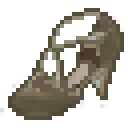
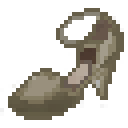
Revision of a layered 128×128 image; what changed, layer by layer:
hid "outline", moved it above "色相/饱和度 1" over [0, 8, 124, 120]
painted on "FancyShoesPale" over [20, 12, 116, 104]
